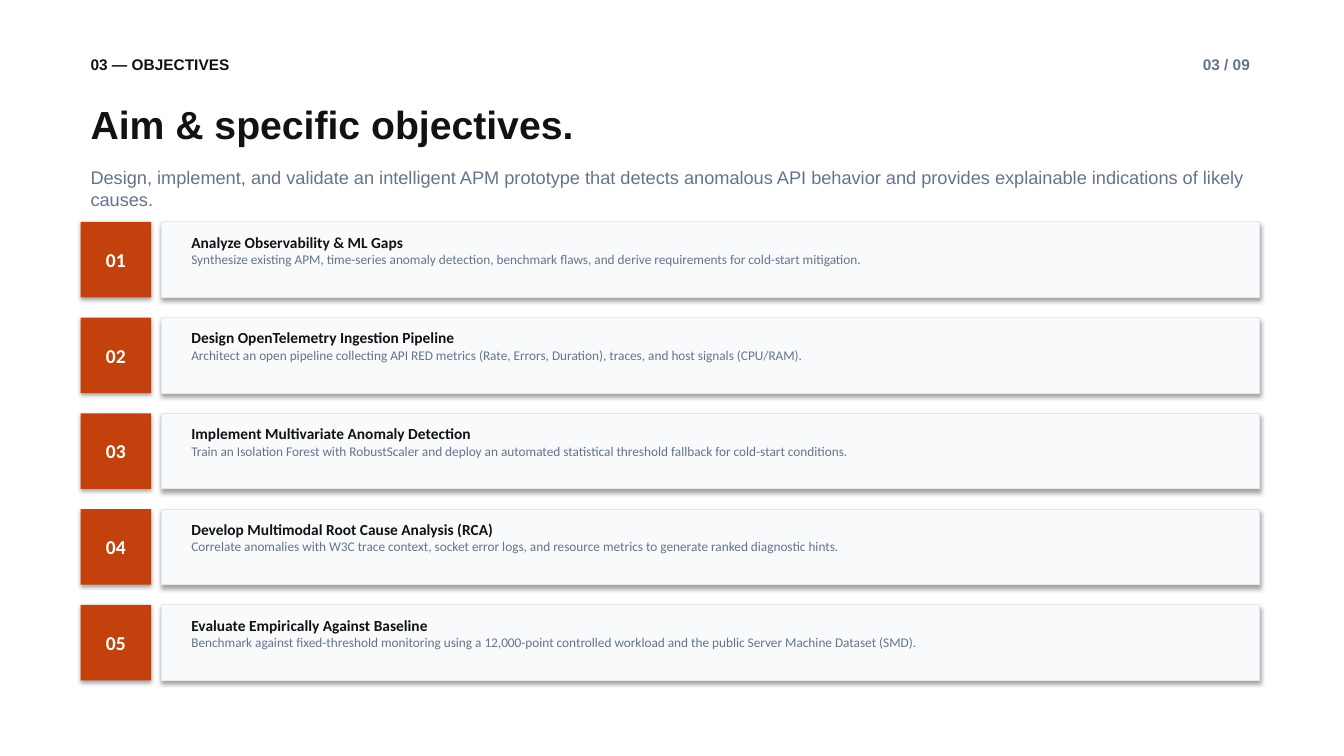
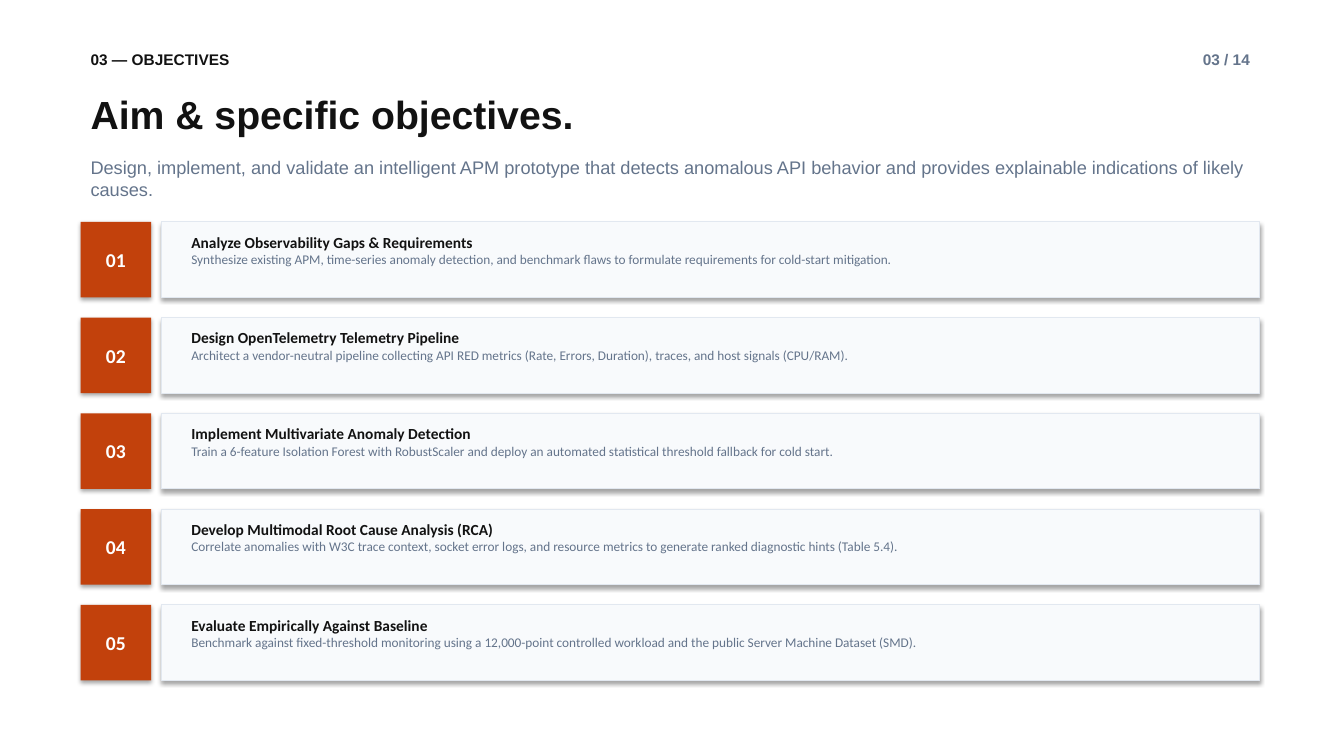
Before and after one commit to Bit06/Enterprise-APM-Dashboard, a slide deck: slide 4 of APM_Project_Presentation.pptx. Drawn at 1344x756 pixels with LibreOffice and Linux fonts; fonts in the diff are those of the drawing. Boxes give left, top, right and bottom in pixels: in the first picture for what was removed or moved away, otherwise in the second. Text is boxed around its words. In the diff, an @@ line names an element or a change of style, - is before the commit and + after.

```diff
--- a/APM_Project_Presentation.pptx
+++ b/APM_Project_Presentation.pptx
@@ text "03 — OBJECTIVES": place and size @@
-text "03 — OBJECTIVES" at (91, 59, 230, 70)
+text "03 — OBJECTIVES" at (91, 54, 230, 65)
@@ text at (1203, 54, 1250, 65): text changed @@
-03 / 09
+03 / 14
@@ text "Aim & specific objectives.": place and size @@
-text "Aim & specific objectives." at (91, 110, 573, 147)
+text "Aim & specific objectives." at (91, 100, 573, 137)
@@ text "Design, implement, and validate an ...": place and size @@
-text "Design, implement, and validate an ..." at (91, 171, 1243, 206)
+text "Design, implement, and validate an ..." at (91, 161, 1243, 196)
@@ text at (191, 237, 891, 266): text changed @@
-Analyze Observability & ML Gaps
-Synthesize existing APM, time-series anomaly detection, benchmark flaws, and derive requirements for cold-start mitigation.
+Analyze Observability Gaps & Requirements
+Synthesize existing APM, time-series anomaly detection, and benchmark flaws to formulate requirements for cold-start mitigation.
@@ text at (191, 332, 848, 362): text changed @@
-Design OpenTelemetry Ingestion Pipeline
-Architect an open pipeline collecting API RED metrics (Rate, Errors, Duration), traces, and host signals (CPU/RAM).
+Design OpenTelemetry Telemetry Pipeline
+Architect a vendor-neutral pipeline collecting API RED metrics (Rate, Errors, Duration), traces, and host signals (CPU/RAM).
@@ text at (191, 447, 833, 458): text changed @@
-Train an Isolation Forest with RobustScaler and deploy an automated statistical threshold fallback for cold-start conditions.
+Train a 6-feature Isolation Forest with RobustScaler and deploy an automated statistical threshold fallback for cold start.
@@ text at (191, 541, 897, 553): text changed @@
-Correlate anomalies with W3C trace context, socket error logs, and resource metrics to generate ranked diagnostic hints.
+Correlate anomalies with W3C trace context, socket error logs, and resource metrics to generate ranked diagnostic hints (Table 5.4).
```
Also in this commit, not shown: 9 other slides changed, 5 slides added, 2 other files.
